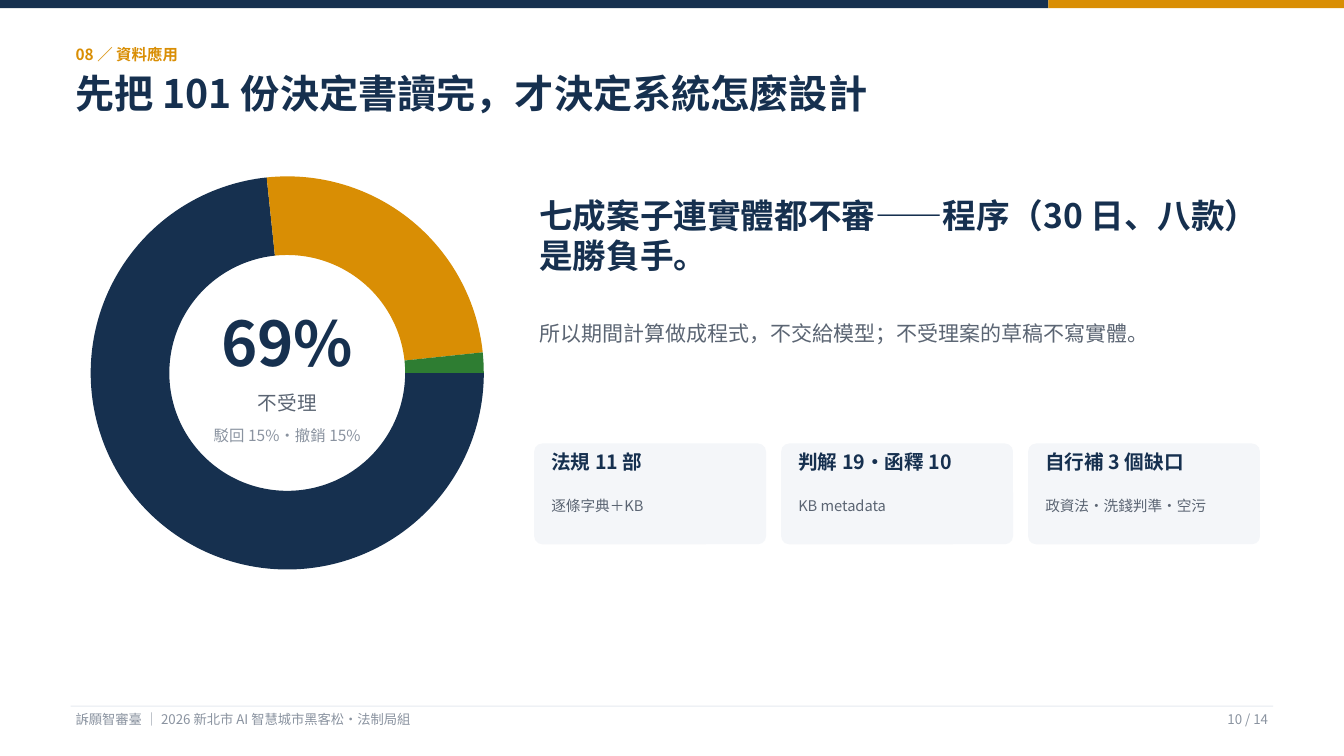
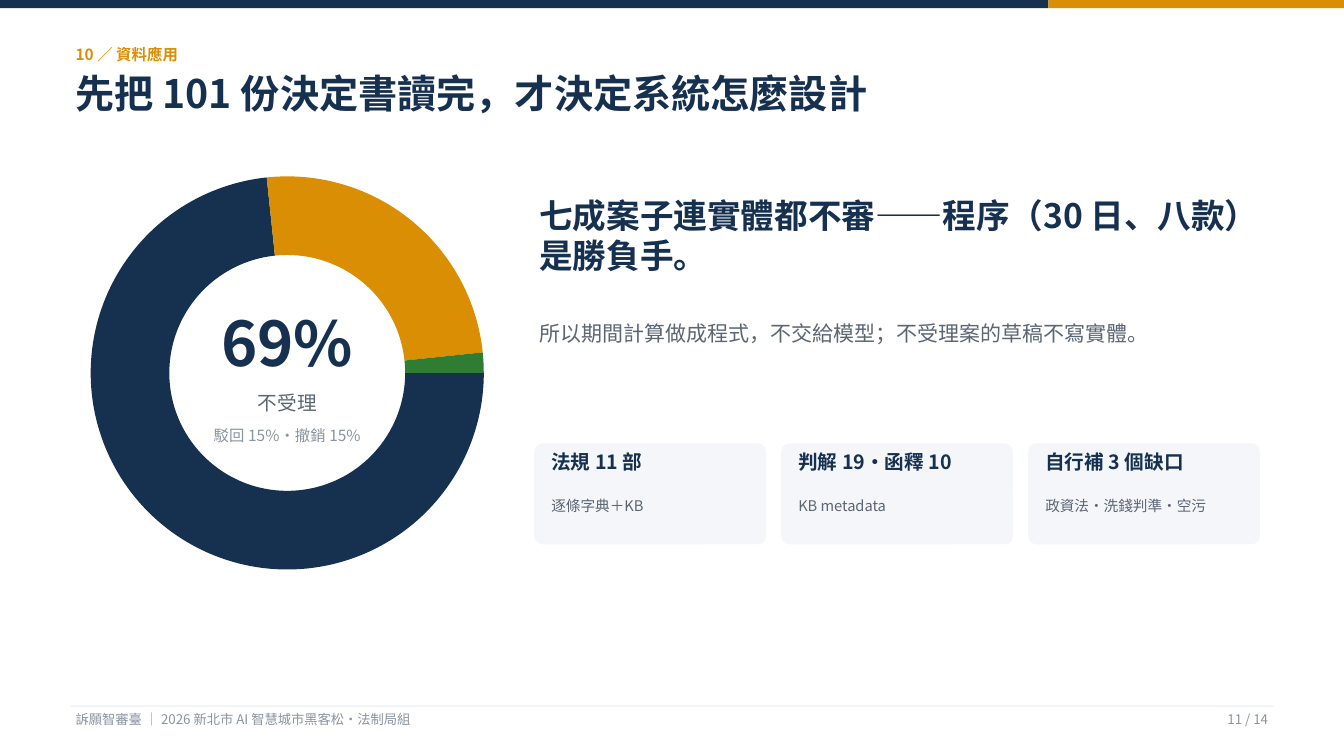
Before and after one commit to KevinMursh/hackathon_wisxxxx, a slide deck: slide 11 of docs/提案/提案簡報-訴願智審臺.pptx (slide 10 before the commit). Drawn at 1344x756 pixels with LibreOffice and Linux fonts; fonts in the diff are those of the drawing. Boxes give left, top, right and bottom in pixels: in the first picture for what was removed or moved away, otherwise in the second. Text is boxed around its words. In the diff, an @@ line names an element or a change of style, - is before the commit and + after.

```diff
--- a/docs/提案/提案簡報-訴願智審臺.pptx
+++ b/docs/提案/提案簡報-訴願智審臺.pptx
@@ text at <box>76,47,178,62</box>: text changed @@
-08 ／ 資料應用
+10 ／ 資料應用
@@ text at <box>1227,714,1268,724</box>: text changed @@
-10 / 14
+11 / 14
```
Also in this commit, not shown: 9 other slides changed, 3 slides added, 3 slides removed, 3 other files.
